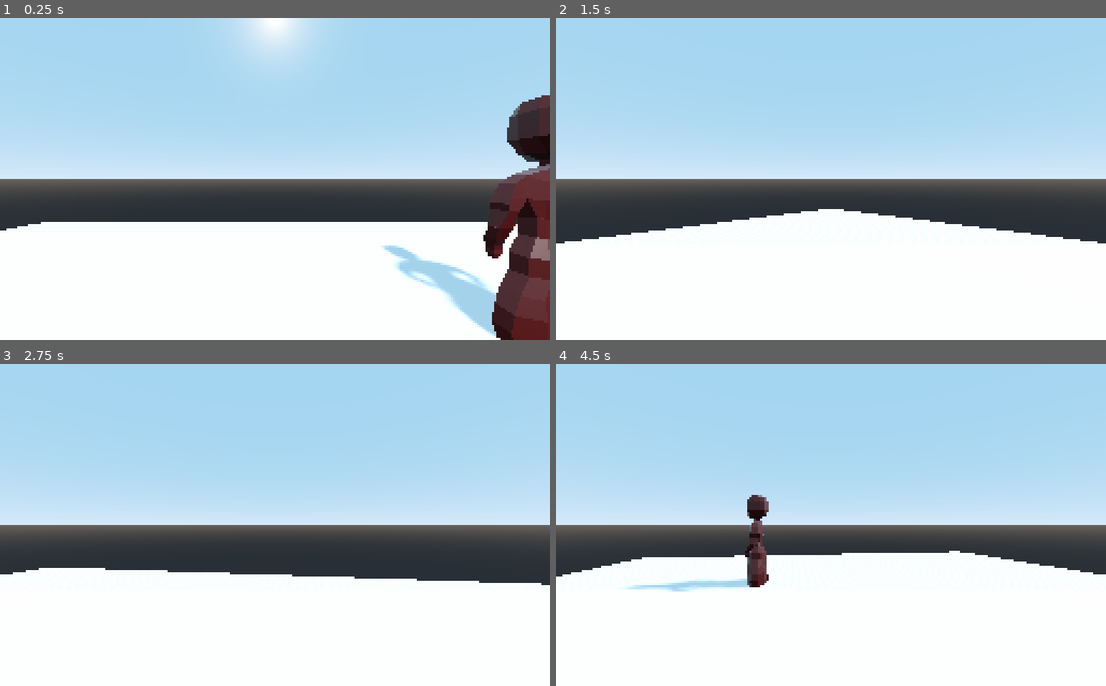
Above: before the commit, frames 1-4 (two rows, left to right).
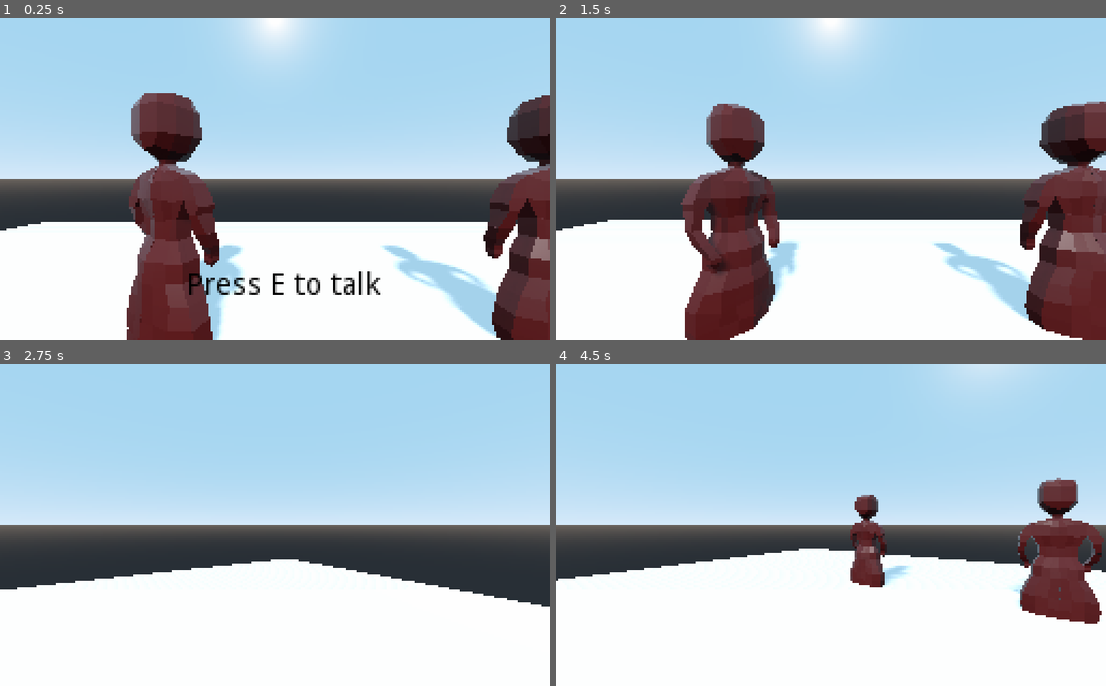
Above: after the commit, the same moments.

Repository: jaret-queercoded/Grotesque
Game: Godot game, scene res://Main.tscn
Same seed, same stepped clock (60 frames per second), same inputs: the game is played once before the commit and once after it.
Inputs:
- Up to frame 1 (0.25 s): no input
- Up to frame 2 (1.5 s): tap E (interact) at 0.5, 0.6, 1.35 s; hold D (turn_right) 0.53-1.28 s; hold S (move_back) from 1.28 s (still down)
- Up to frame 3 (2.75 s): release S (move_back) at 2.03 s; hold D (turn_right) from 2.03 s (still down); tap E (interact) at 2.1 s
- Up to frame 4 (4.5 s): release D (turn_right) at 2.78 s; hold W (move_forward) 2.78-3.53 s; tap E (interact) at 2.85, 3.6, 4.35 s; hold A (turn_left) from 3.53 s (still down)

The runs differ from the first frame. In frame 1, 11% of the frame differs, in the area x 23-70%, y 23-100%; in frame 2, 23%, in the area x 0-100%, y 0-100%; in frame 3, 3.1%; in frame 4, 9.4%.

Commit message:
Implemented dialog and something and loading said dialog from json

Diff:
--- /dev/null
+++ b/DialogBox.gd
@@ -0,0 +1,52 @@
+extends Control
+
+var dialog
+
+var dialog_index = 0
+var finished = false
+var player
+
+var dialog_path
+
+func _ready():
+	player = get_tree().get_root().get_node("Main").get_node("Player")
+
+	#read the dialog from a file
+	var file = File.new()
+
+	file.open(dialog_path, file.READ)
+	var text = file.get_as_text()
+	file.close()
+
+	var data_parse = JSON.parse(text)
+	if data_parse.error != OK:
+		push_error("Couldn't load file: ")
+		return
+
+	dialog = data_parse.result
+
+func _physics_process(delta):
+	$"FinishedIndicator".visible = finished
+	if Input.is_action_just_pressed("interact"):
+		load_dialog()
+
+func load_dialog():
+	if dialog_index < dialog.size():
+		finished = false
+		$DialogText.bbcode_text = "[center]" + dialog[dialog_index] + "[/center]"
+		$DialogText.percent_visible = 0
+		$Tween.interpolate_property(
+			$DialogText, "percent_visible", 0, 1, 1,
+			Tween.TRANS_LINEAR, Tween.EASE_IN_OUT
+		)
+
+		$Tween.start()
+	else:
+		player.interacting = false
+		#get_parent().reset_interaction()
+		queue_free()
+
+	dialog_index += 1
+
+func _on_Tween_tween_completed(object, key):
+	finished = true
--- /dev/null
+++ b/DialogBox.tscn
@@ -0,0 +1,61 @@
+[gd_scene load_steps=3 format=2]
+
+[ext_resource path="res://art/dialogbox.jpg" type="Texture" id=1]
+[ext_resource path="res://DialogBox.gd" type="Script" id=2]
+
+[node name="DialogBox" type="Control"]
+margin_right = 40.0
+margin_bottom = 40.0
+script = ExtResource( 2 )
+__meta__ = {
+"_edit_use_anchors_": false
+}
+
+[node name="TextureRect" type="TextureRect" parent="."]
+margin_left = 36.7772
+margin_top = 33.5228
+margin_right = 548.777
+margin_bottom = 253.523
+rect_scale = Vector2( 0.357089, 0.394953 )
+texture = ExtResource( 1 )
+__meta__ = {
+"_edit_use_anchors_": false
+}
+
+[node name="DialogText" type="RichTextLabel" parent="."]
+margin_left = 46.0
+margin_top = 45.0
+margin_right = 210.0
+margin_bottom = 92.0
+custom_colors/default_color = Color( 1, 1, 0.866667, 1 )
+bbcode_enabled = true
+bbcode_text = "[center]This is a test[/center]"
+text = "This is a test"
+__meta__ = {
+"_edit_use_anchors_": false
+}
+
+[node name="FinishedIndicator" type="RichTextLabel" parent="."]
+margin_left = 43.0
+margin_top = 97.0
+margin_right = 215.0
+margin_bottom = 114.0
+custom_colors/default_color = Color( 1, 1, 0.866667, 1 )
+bbcode_enabled = true
+bbcode_text = "[center]Press E to continue"
+text = "Press E to continue"
+__meta__ = {
+"_edit_use_anchors_": false
+}
+
+[node name="Tween" type="Tween" parent="."]
+
+[node name="Control" type="Control" parent="."]
+anchor_right = 1.0
+anchor_bottom = 1.0
+margin_right = 255.0
+margin_bottom = 72.0
+__meta__ = {
+"_edit_use_anchors_": false
+}
+[connection signal="tween_completed" from="Tween" to="." method="_on_Tween_tween_completed"]
--- a/LookAtArea.gd
+++ b/LookAtArea.gd
@@ -1,9 +1,9 @@
 extends Area
+
+var interact_node
 
 func _on_LookAtArea_body_entered(body):
 	if body.get_name() == "Player":
 		get_parent().target = body
 
 func _on_LookAtArea_body_exited(body):
-	if body.get_name() == "Player":
-		get_parent().target = null
--- a/Main.tscn
+++ b/Main.tscn
@@ -30,3 +30,19 @@
 
 [node name="Person" parent="." instance=ExtResource( 2 )]
 transform = Transform( 1, 0, 0, 0, 1, 0, 0, 0, 1, 9.61679, -0.337147, -8.10388 )
+dialog_json_path = "res://dialog/jonathan.json"
+
+[node name="Person2" parent="." instance=ExtResource( 2 )]
+transform = Transform( 1, 0, 0, 0, 1, 0, 0, 0, 1, -3.64987, -0.337147, -8.10388 )
+
+[node name="InteractLabel" type="Label" parent="."]
+visible = false
+margin_left = 87.2422
+margin_top = 118.358
+margin_right = 177.242
+margin_bottom = 132.358
+custom_colors/font_color = Color( 0, 0, 0, 1 )
+text = "Press E to talk"
+__meta__ = {
+"_edit_use_anchors_": false
+}
--- a/Person.gd
+++ b/Person.gd
@@ -4,20 +4,68 @@
 
 var speed = 1
 
+var original_direction_target
+
+var player
+var interact_label
+
+var can_interact = false
+
+export var dialog_json_path = "res://dialog/test.json"
+
+const DIALOG = preload("res://DialogBox.tscn")
+
+func _ready():
+	original_direction_target = transform.origin
+	original_direction_target.z -= .01
+
+	player = get_tree().get_root().get_node("Main").get_node("Player")
+	interact_label = get_tree().get_root().get_node("Main").get_node("InteractLabel")
+
+func _input(event):
+	if Input.is_action_just_pressed("interact") and can_interact:
+		can_interact = false
+		interact_label.visible = false
+		var dialog = DIALOG.instance()
+		dialog.dialog_path = dialog_json_path
+		get_parent().add_child(dialog)
+		player.interacting = true
+
 func _physics_process(delta):
 	if target:
-		# get the position that we want to look at
-		var target_position = target.transform.origin
+		look_at_target(target.transform.origin, delta)
 
-		# since I don't want the person to tilt looking at the player I use the
-		# same y value as the person so that they think that they are on the
-		# height level even though the player position is slightyly lower
-		target_position.y = transform.origin.y
+	else:
+		look_at_target(original_direction_target, delta)
 
-		# I could use look_at but I don't because it snaps the person to look at
-		# the player and I perfer a smooth look at the player to fix this I get
-		# the transform to make the person look at the player and instead I
-		# interpolate using the speed and the time delta to smoothly look at the
-		# player
-		var new_transform = transform.looking_at(target_position, Vector3.UP)
-		transform  = transform.interpolate_with(new_transform, speed * delta)
+
+func look_at_target(target_position, delta):
+	# since I don't want the person to tilt looking at the player I use the
+	# same y value as the person so that they think that they are on the
+	# height level even though the player position is slightyly lower
+	target_position.y = transform.origin.y
+
+	# I could use look_at but I don't because it snaps the person to look at
+	# the player and I perfer a smooth look at the player to fix this I get
+	# the transform to make the person look at the player and instead I
+	# interpolate using the speed and the time delta to smoothly look at the
+	# player
+	var new_transform = transform.looking_at(target_position, Vector3.UP)
+	transform  = transform.interpolate_with(new_transform, speed * delta)
+
+
+func _on_LookAtArea_body_entered(body):
+	if body.get_name() == "Player":
+		target = body
+		interact_label.visible = true
+		can_interact = true
+
+func _on_LookAtArea_body_exited(body):
+	if body.get_name() == "Player":
+		target = null
+		interact_label.visible = false
+		can_interact = false
+
+func reset_interaction():
+	can_interact = true
+	interact_label.visible = true
--- a/Person.tscn
+++ b/Person.tscn
@@ -1,8 +1,7 @@
-[gd_scene load_steps=6 format=2]
+[gd_scene load_steps=5 format=2]
 
 [ext_resource path="res://art/person.glb" type="PackedScene" id=1]
 [ext_resource path="res://Person.gd" type="Script" id=2]
-[ext_resource path="res://LookAtArea.gd" type="Script" id=3]
 
 [sub_resource type="CapsuleShape" id=1]
 
@@ -21,10 +20,9 @@
 shape = SubResource( 1 )
 
 [node name="LookAtArea" type="Area" parent="."]
-script = ExtResource( 3 )
 
 [node name="CollisionShape" type="CollisionShape" parent="LookAtArea"]
 transform = Transform( 7, 0, 0, 0, 4.06284, 0, 0, 0, 7, 0, 3.81141, 0 )
 shape = SubResource( 2 )
-[connection signal="body_entered" from="LookAtArea" to="LookAtArea" method="_on_LookAtArea_body_entered"]
-[connection signal="body_exited" from="LookAtArea" to="LookAtArea" method="_on_LookAtArea_body_exited"]
+[connection signal="body_entered" from="LookAtArea" to="." method="_on_LookAtArea_body_entered"]
+[connection signal="body_exited" from="LookAtArea" to="." method="_on_LookAtArea_body_exited"]
--- a/Player.gd
+++ b/Player.gd
@@ -9,21 +9,25 @@
 var y_velocity = 0
 var grounded = false
 
+var interacting = false
+
 func _physics_process(delta):
 	var backwards = false
 	var move_dir = 0
 	var turn_dir = 0
-	if Input.is_action_pressed("turn_left"):
-		turn_dir += 1
-	if Input.is_action_pressed("turn_right"):
-		turn_dir -= 1
 
-	if Input.is_action_pressed("move_back"):
-		move_dir += 1
-		backwards = true
-	if Input.is_action_pressed("move_forward"):
-		move_dir -= 1
-		backwards = false
+	if !interacting:
+		if Input.is_action_pressed("turn_left"):
+			turn_dir += 1
+		if Input.is_action_pressed("turn_right"):
+			turn_dir -= 1
+
+		if Input.is_action_pressed("move_back"):
+			move_dir += 1
+			backwards = true
+		if Input.is_action_pressed("move_forward"):
+			move_dir -= 1
+			backwards = false
 
 	rotation_degrees.y += turn_dir * TURN_SPEED * delta
 
--- /dev/null
+++ b/dialog/jonathan.json
@@ -0,0 +1,3 @@
+[
+    "UwU", "What's this", "--NOTICES BULGE--"
+]
--- /dev/null
+++ b/dialog/test.json
@@ -0,0 +1,3 @@
+[
+    "what the fuck did you just say to me", "Jonathan"
+]
--- a/project.godot
+++ b/project.godot
@@ -24,6 +24,7 @@
 window/size/width=256
 window/size/height=150
 window/size/resizable=false
+window/size/fullscreen=true
 window/size/test_width=1024
 window/size/test_height=600
 window/stretch/mode="viewport"
Binary file added: art/dialogbox.jpg
Not shown, added: art/dialogbox.jpg.import
